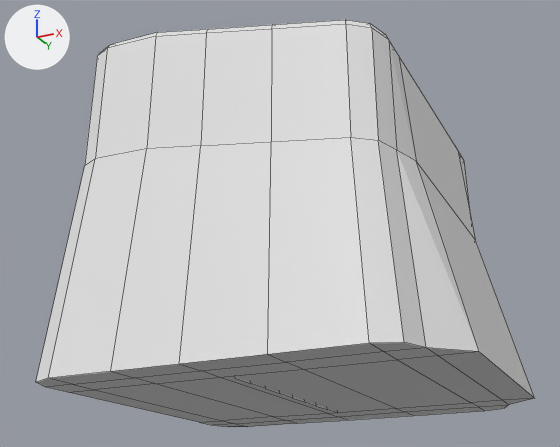
Two versions of the Blender file Assets/Models/BlenderFiles/ReceiptMachine.blend, one commit apart.
Before and after are seen from a camera (50 mm lens) standing at (1.86, -3.86, -0.71) and looking at (-0.06, -0.01, 1.02). The lights are fixed; the arrows at upper left show +X, +Y and +Z. The first picture is the older version. Mesh edges are drawn as thin lines.

The scene before the commit, as lines of its bpy script (objects in view):
```python
me_cube_001 = bpy.data.meshes.new('Cube.001')
me_cube_001.from_pydata(...)  # 142 vertices, 139 faces; spans x -1.0..1.17, y -1.0..1.0, z 0.0..1.98
me_plane_001 = bpy.data.meshes.new('Plane.001')
me_plane_001.from_pydata(...)  # 81 vertices, 64 faces; spans x -1.29..0.71, y -0.64..0.64, z 0.0
ob_cube = bpy.data.objects.new('Cube', me_cube_001)
ob_cube.location = (0.0, 0.0, 0.0)
ob_plane = bpy.data.objects.new('Plane', me_plane_001)
ob_plane.location = (-0.025, 0.0, 0.0)
_m = ob_plane.modifiers.new('Curve', 'CURVE')
_m.object = ob_nurbspath
```
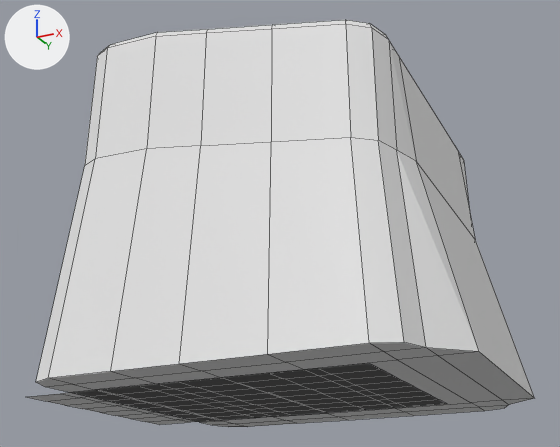
Pixel boxes [x1, y1, x2, y2] of what changed, in the pictures (560 x 447 px):
'Plane', modifiers changed (mostly hidden before)
    before: [235, 377, 338, 413]
    after: [28, 363, 446, 425]

The change, as a diff of the scene's bpy script:
```diff
--- a/Assets/Models/BlenderFiles/ReceiptMachine.blend.py
+++ b/Assets/Models/BlenderFiles/ReceiptMachine.blend.py
@@ ob_plane @@
 ob_plane.location = (-0.025, 0.0, 0.0)
-_m = ob_plane.modifiers.new('Curve', 'CURVE')
-_m.object = ob_nurbspath
```
